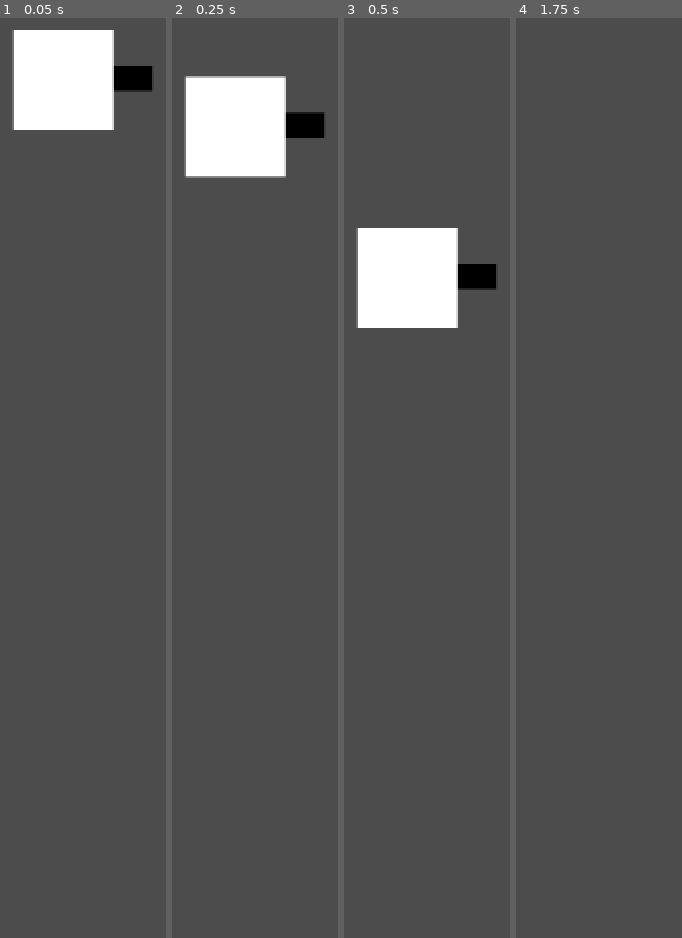
Above: before the commit, frames 1-4 (left to right).
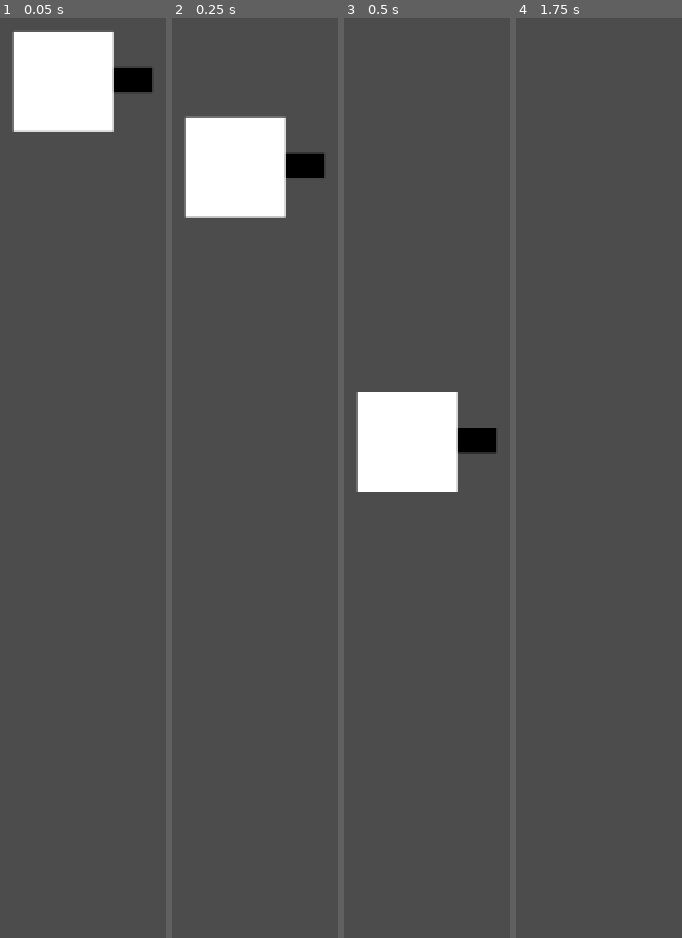
Above: after the commit, the same moments.

Repository: ther0n/Blocki
Game: Godot game, scene res://player.tscn
Two runs of this game, one before a commit and one after it. Both use one fixed random seed, a clock stepped at 60 frames per second and the inputs below. This scene is started directly instead of the project's main scene.
Inputs:
- Up to frame 1 (0.05 s): no input
- Up to frame 2 (0.25 s): no input
- Up to frame 3 (0.5 s): no input
- Up to frame 4 (1.75 s): no input

The runs differ from the first frame. In frame 1, 0.4% of the frame differs, in the area x 7-92%, y 1-13%; in frame 2, 6.9%; in frame 3, 15%, in the area x 7-92%, y 22-52%; in frame 4, nothing differs.

Commit message:
movement

Diff:
--- a/player.gd
+++ b/player.gd
@@ -8,7 +8,7 @@
 const MOVE_DEACCEL = 2000.0
 const MOVE_FALL = 2000.0
 const MOVE_MAX_VELOCITY = 3000.0
-const JUMP_VELOCITY = 380
+const JUMP_VELOCITY = 900.0
 var device_id = -1
 
 var aim_x
@@ -34,6 +34,12 @@
 	update_inputs()
 	$Gun.rotation = aim_angle - rotation
 
+	var found_floor = false
+	for x in range(state.get_contact_count()):
+		var ci = state.get_contact_local_normal(x)
+		if ci.dot(Vector2(0, -1)) > 0.6:
+			found_floor = true
+
 	if abs(lv.x) < MOVE_MAX_VELOCITY:
 		if sign(lv.x) != sign(move_x):
 			lv.x += move_x * MOVE_DEACCEL * step
@@ -42,7 +48,7 @@
 	if move_y > 0:
 		lv.y += move_y * MOVE_FALL * step
 
-	if jump:
+	if jump && found_floor:
 		lv.y = -JUMP_VELOCITY
 
 	state.set_linear_velocity(lv)
--- a/player.tscn
+++ b/player.tscn
@@ -7,7 +7,8 @@
 
 [node name="Player" type="RigidBody2D"]
 position = Vector2( 47, 49 )
-gravity_scale = 11.0
+gravity_scale = 20.0
+contacts_reported = 3
 contact_monitor = true
 script = ExtResource( 1 )
 
